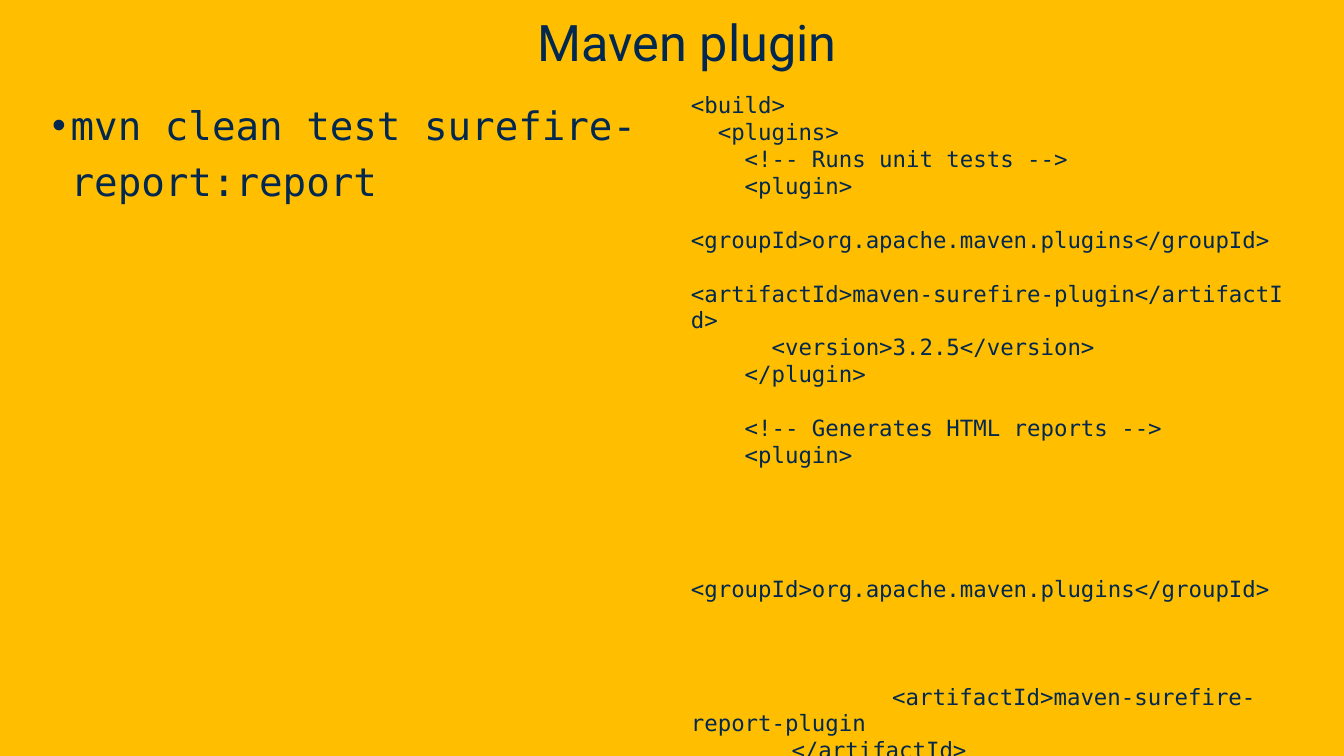
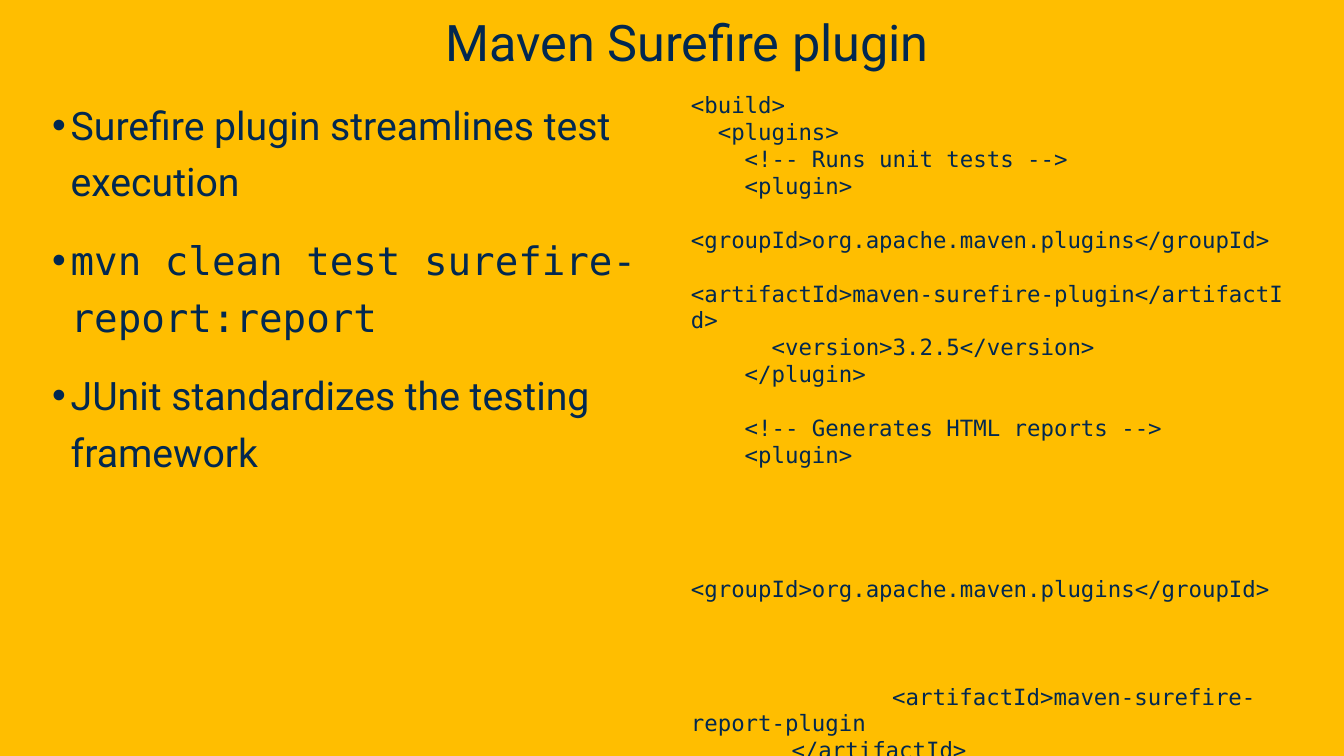
Before and after one commit to davsec-teaching/ecs160-f25, a slide deck: slide 21 of slides/4_unit_testing_mocking_frameworks_CI.pptx. Drawn at 1344x756 pixels with LibreOffice and Linux fonts; fonts in the diff are those of the drawing; background and template pictures are left out. Boxes give left, top, right and bottom in pixels: in the first picture for what was removed or moved away, otherwise in the second. Text is boxed around its words. In the diff, an @@ line names an element or a change of style, - is before the commit and + after.

```diff
--- a/slides/4_unit_testing_mocking_frameworks_CI.pptx
+++ b/slides/4_unit_testing_mocking_frameworks_CI.pptx
@@ title at [445,22,929,72]: text changed @@
-Maven plugin
+Maven Surefire plugin
@@ text at [71,110,611,197]: paragraph added @@
+• Surefire plugin streamlines test execution
@@ text at [71,380,590,468]: paragraph added @@
+• JUnit standardizes the testing framework
```
Also in this commit, not shown: 1 other slide changed, 2 slides added.
